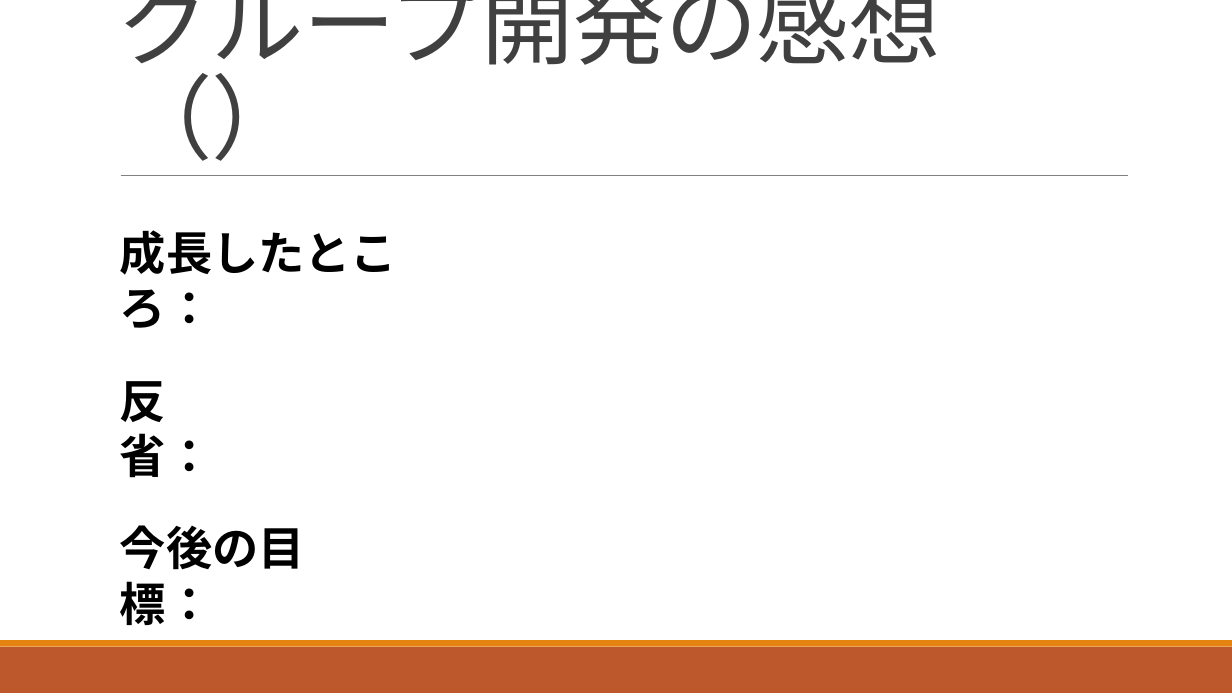
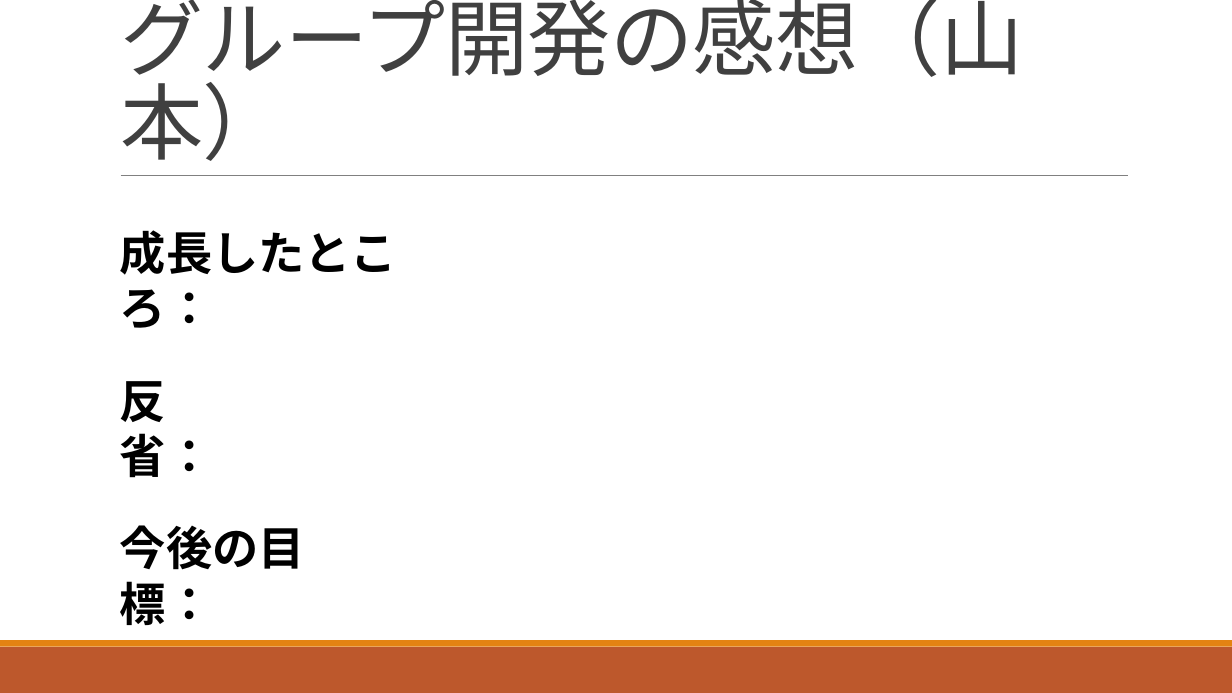
Before and after one commit to ShunjiYamamoto/groupA, a slide deck: slide 16 of 9.発表資料/グループ開発_Aグループ発表資料.pptx (slide 15 before the commit). Drawn at 1232x693 pixels with LibreOffice and Linux fonts; fonts in the diff are those of the drawing. Boxes give left, top, right and bottom in pixels: in the first picture for what was removed or moved away, otherwise in the second. Text is boxed around its words. In the diff, an @@ line names an element or a change of style, - is before the commit and + after.

```diff
--- a/9.発表資料/グループ開発_Aグループ発表資料.pptx
+++ b/9.発表資料/グループ開発_Aグループ発表資料.pptx
@@ title at bbox=[120, 0, 1023, 161]: text changed; size 72 to 64.8 pt @@
-グループ開発の感想（）
+グループ開発の感想（山本）
```
Also in this commit, not shown: 1 other slide changed, 1 slide added.
